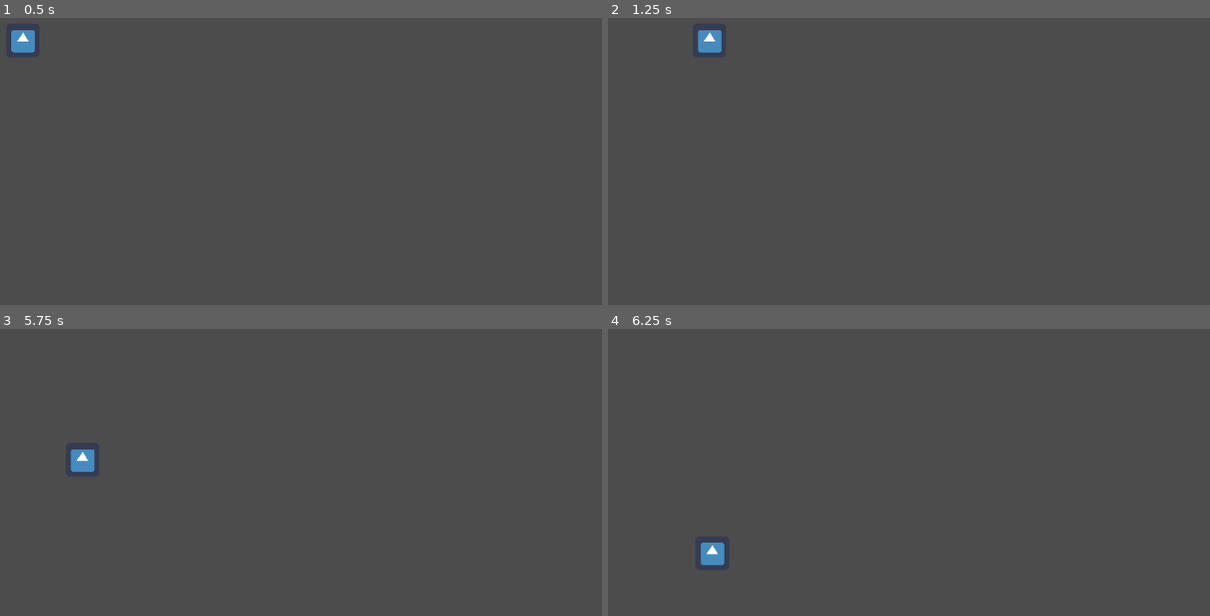
Above: before the commit, frames 1-4 (two rows, left to right).
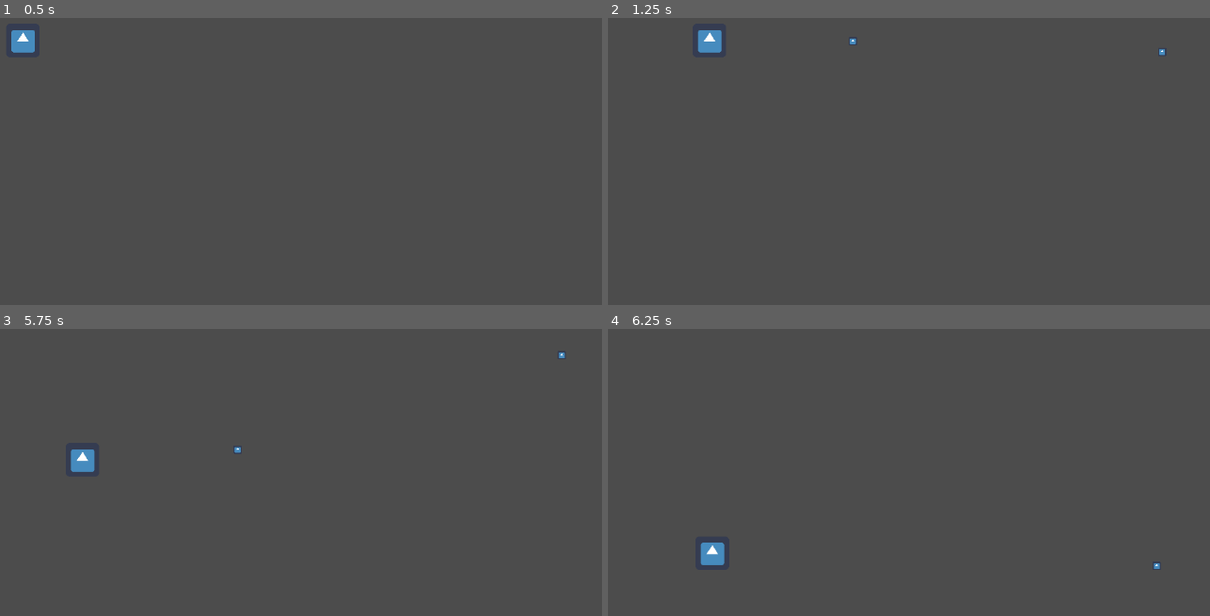
Above: after the commit, the same moments.

Repository: NathanielGet/CyberDragonYokaiCycle
Game: Godot game, scene res://Main.tscn
Two runs of this game, one before a commit and one after it. Both use one fixed random seed, a clock stepped at 60 frames per second and the inputs below. The engine's default icon, where the game draws it, is replaced by a stand-in: a white triangle on a blue panel in a dark square.
Inputs:
- Up to frame 1 (0.5 s): no input
- Up to frame 2 (1.25 s): tap Enter at 0.5 s; hold D (move_right) from 0.53 s (still down); hold Space (fire, bound only after the commit) from 0.53 s (still down)
- Up to frame 3 (5.75 s): release D (move_right) at 1.28 s; release Space (fire, bound only after the commit) at 1.28 s; hold S (move_down) 1.28-2.03 s; tap Space (fire, bound only after the commit) at 1.35, 2.85, 4.35 s; hold D (move_right) 2.03-2.78 s; hold Space (fire, bound only after the commit) 2.03-2.78 s; hold W (move_up) 2.78-3.53 s; hold Space (fire, bound only after the commit) 3.53-4.28 s; hold A (move_left) 3.53-5.03 s; hold S (move_down) from 5.03 s (still down); hold Space (fire, bound only after the commit) from 5.03 s (still down)
- Up to frame 4 (6.25 s): release S (move_down) at 5.78 s; release Space (fire, bound only after the commit) at 5.78 s; hold D (move_right) from 5.78 s (still down); tap Space (fire, bound only after the commit) at 5.85 s

Frame 1 is identical in both runs. In frame 2, less than 0.1% of the frame differs, in the area x 40-93%, y 7-14%; in frame 3, less than 0.1%, in the area x 38-94%, y 8-44%; in frame 4, less than 0.1%.

Commit message:
Added projectiles

Diff:
--- /dev/null
+++ b/GMTK2021/Main.gd
@@ -0,0 +1,15 @@
+extends Node
+
+export (PackedScene) var projectile
+
+var cool_down = false
+
+
+# Called when the node enters the scene tree for the first time.
+func _ready():
+	pass # Replace with function body.
+
+
+# Called every frame. 'delta' is the elapsed time since the previous frame.
+#func _process(delta):
+#	pass
--- a/GMTK2021/Main.tscn
+++ b/GMTK2021/Main.tscn
@@ -1,8 +1,12 @@
-[gd_scene load_steps=2 format=2]
+[gd_scene load_steps=4 format=2]
 
 [ext_resource path="res://PlayerCharacter.tscn" type="PackedScene" id=1]
+[ext_resource path="res://Main.gd" type="Script" id=2]
+[ext_resource path="res://Projectile.tscn" type="PackedScene" id=3]
 
 [node name="Main" type="Node"]
+script = ExtResource( 2 )
+projectile = ExtResource( 3 )
 
 [node name="PlayerCharacter" parent="." instance=ExtResource( 1 )]
 position = Vector2( 312, 214 )
--- a/GMTK2021/PlayerCharacter.gd
+++ b/GMTK2021/PlayerCharacter.gd
@@ -3,13 +3,18 @@
 signal update_health(health)
 signal death
 
+export var projectile_speed = 1500
 export var acceleration = 1200
 export var friction = 600
 export var max_speed = 500
+export (PackedScene) var Projectile_Scene
 
 var health = 3
 var screen_size
 var momentum = Vector2()
+
+var projectile = preload("res://Projectile.tscn")
+var cool_down = false #Cooldown from shooting
 
 var invuln = false
 
@@ -20,6 +25,9 @@
 
 func _process(delta):
 	var velocity = Vector2()
+	if Input.is_action_pressed("fire"):
+		if(!cool_down):
+			fire()
 	if Input.is_action_pressed("move_right"):
 		velocity.x += 1
 	if Input.is_action_pressed("move_left"):
@@ -31,6 +39,8 @@
 	if velocity.length() > 0:
 		velocity = velocity.normalized() * acceleration * delta
 		momentum += velocity
+	elif momentum.length() < 10:
+		momentum = Vector2()
 
 	momentum -= momentum.normalized() * friction * delta
 	momentum = momentum.clamped(max_speed)
@@ -47,6 +57,7 @@
 
 func _on_PlayerCharacter_body_entered(_body):
 	# If we are invulnerable, do nothing
+	print_debug("Here")
 	if invuln:
 		return
 
@@ -83,3 +94,14 @@
 	invuln = false
 
 	#Potentially change animation state here?
+
+
+func fire():
+	var proj = projectile.instance()
+	owner.add_child(proj)
+	proj.setup(0)
+	proj.position = Vector2(position.x + 50, position.y)
+	proj.linear_velocity = Vector2(projectile_speed + momentum.x, momentum.y )
+	cool_down = true
+	yield(get_tree().create_timer(0.5), "timeout")
+	cool_down = false
--- a/GMTK2021/PlayerCharacter.tscn
+++ b/GMTK2021/PlayerCharacter.tscn
@@ -1,7 +1,8 @@
-[gd_scene load_steps=5 format=2]
+[gd_scene load_steps=6 format=2]
 
 [ext_resource path="res://PlayerCharacter.gd" type="Script" id=1]
 [ext_resource path="res://icon.png" type="Texture" id=2]
+[ext_resource path="res://Projectile.tscn" type="PackedScene" id=3]
 
 [sub_resource type="SpriteFrames" id=1]
 animations = [ {
@@ -20,6 +21,7 @@
 __meta__ = {
 "_edit_group_": true
 }
+Projectile_Scene = ExtResource( 3 )
 
 [node name="AnimatedSprite" type="AnimatedSprite" parent="."]
 frames = SubResource( 1 )
--- /dev/null
+++ b/GMTK2021/Projectile.gd
@@ -0,0 +1,24 @@
+extends RigidBody2D
+
+enum proj_type{Red, Blue, Enemy}
+
+var type = proj_type.Red
+
+# Called when the node enters the scene tree for the first time.
+func _ready():
+	pass
+
+#func _process(delta):
+#	pass
+
+func setup(ptype : int):
+	type = ptype
+	$AnimatedSprite.play("default")
+
+func _on_VisibilityNotifier2D_screen_exited():
+	queue_free()
+
+func destroy():
+	linear_velocity = Vector2()
+	#Play animation
+	$AnimatedSprite.play("death")
--- /dev/null
+++ b/GMTK2021/Projectile.tscn
@@ -0,0 +1,41 @@
+[gd_scene load_steps=6 format=2]
+
+[ext_resource path="res://icon.png" type="Texture" id=1]
+[ext_resource path="res://Projectile.gd" type="Script" id=2]
+[ext_resource path="res://GOODBOY.png" type="Texture" id=3]
+
+[sub_resource type="SpriteFrames" id=1]
+animations = [ {
+"frames": [ ExtResource( 1 ) ],
+"loop": true,
+"name": "default",
+"speed": 5.0
+}, {
+"frames": [ ExtResource( 3 ) ],
+"loop": true,
+"name": "death",
+"speed": 5.0
+} ]
+
+[sub_resource type="CircleShape2D" id=2]
+
+[node name="Projectile" type="RigidBody2D"]
+collision_mask = 0
+script = ExtResource( 2 )
+__meta__ = {
+"_edit_group_": true
+}
+
+[node name="AnimatedSprite" type="AnimatedSprite" parent="."]
+scale = Vector2( 0.25, 0.25 )
+frames = SubResource( 1 )
+animation = "death"
+
+[node name="VisibilityNotifier2D" type="VisibilityNotifier2D" parent="."]
+
+[node name="CollisionShape2D" type="CollisionShape2D" parent="."]
+shape = SubResource( 2 )
+
+[node name="Timer" type="Timer" parent="."]
+
+[connection signal="screen_exited" from="VisibilityNotifier2D" to="." method="_on_VisibilityNotifier2D_screen_exited"]
--- a/GMTK2021/project.godot
+++ b/GMTK2021/project.godot
@@ -41,6 +41,11 @@
 "events": [ Object(InputEventKey,"resource_local_to_scene":false,"resource_name":"","device":0,"alt":false,"shift":false,"control":false,"meta":false,"command":false,"pressed":false,"scancode":83,"unicode":0,"echo":false,"script":null)
  ]
 }
+fire={
+"deadzone": 0.5,
+"events": [ Object(InputEventKey,"resource_local_to_scene":false,"resource_name":"","device":0,"alt":false,"shift":false,"control":false,"meta":false,"command":false,"pressed":false,"scancode":32,"unicode":0,"echo":false,"script":null)
+ ]
+}
 
 [physics]
 
Binary file added: GMTK2021/GOODBOY.png
Not shown, added: GMTK2021/GOODBOY.png.import
